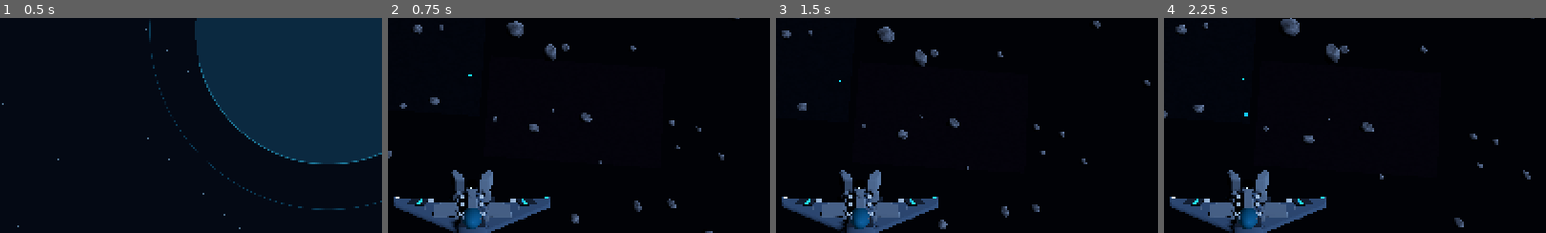
Above: before the commit, frames 1-4 (left to right).
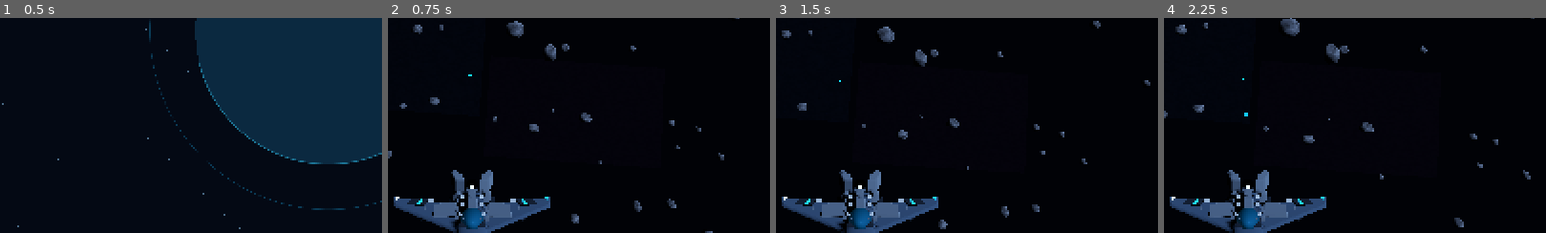
Above: after the commit, the same moments.

Repository: valdissor1990-ui/GALACTIC-FRONTIER
Game: Godot game, scene res://scenes/bootstrap/main.tscn
The game is run twice, just before and just after one commit, with the same random seed, the same clock (stepped at 60 frames per second) and the same inputs.
Inputs (mouse positions are % of the whole screen's width and height, from its top left):
- Up to frame 1 (0.5 s): no input
- Up to frame 2 (0.75 s): click "NEW FLIGHT" at 0.5 s
- Up to frame 3 (1.5 s): tap Enter at 1.25 s; move the mouse to (55, 50) at 1.27 s; hold W (move_forward) from 1.28 s (still down); hold Shift (boost) from 1.28 s (still down)
- Up to frame 4 (2.25 s): keep holding W (move_forward); move the mouse to (45, 50) at 2.02 s; release Shift (boost) at 2.03 s; click (45, 50) at 2.1 s
The pictures show only the part of the screen within x 39-89%, y 50-100%; the shares and areas given below are measured in that part.

Frame 1 is identical in both runs. In frame 2, 0.1% of the frame differs, in the area x 2-42%, y 77-99%; in frame 3, 0.2%; in frame 4, 0.2%.

Commit message:
Load player fighter model through runtime GLTFDocument

Diff:
--- a/scenes/flight/visual_flight.tscn
+++ b/scenes/flight/visual_flight.tscn
@@ -1,7 +1,7 @@
 [gd_scene load_steps=7 format=3]
 
 [ext_resource type="PackedScene" path="res://scenes/flight/test_flight.tscn" id="1"]
-[ext_resource type="PackedScene" path="res://assets/models/ships/player_fighter.glb" id="2"]
+[ext_resource type="Script" path="res://scripts/visual/runtime_gltf_model.gd" id="7"]
 [ext_resource type="PackedScene" path="res://scenes/environment/space_environment.tscn" id="3"]
 [ext_resource type="PackedScene" path="res://scenes/combat/enemy_fighter_visual.tscn" id="4"]
 [ext_resource type="Script" path="res://scripts/visual/ship_vfx.gd" id="5"]
@@ -32,8 +32,10 @@
 [node name="RightEngine" parent="PlayerShip/Visual" index="4"]
 visible = false
 
-[node name="PlayerFighterModel" parent="PlayerShip/Visual" instance=ExtResource("2")]
-scale = Vector3(0.30, 0.30, 0.30)
+[node name="PlayerFighterModel" type="Node3D" parent="PlayerShip/Visual"]
+script = ExtResource("7")
+source_path = "res://assets/models/ships/player_fighter.glb"
+model_scale = Vector3(0.30, 0.30, 0.30)
 
 [node name="ChaseCamera" parent="PlayerShip/CameraRig"]
 position = Vector3(0, 2.35, 6.6)
